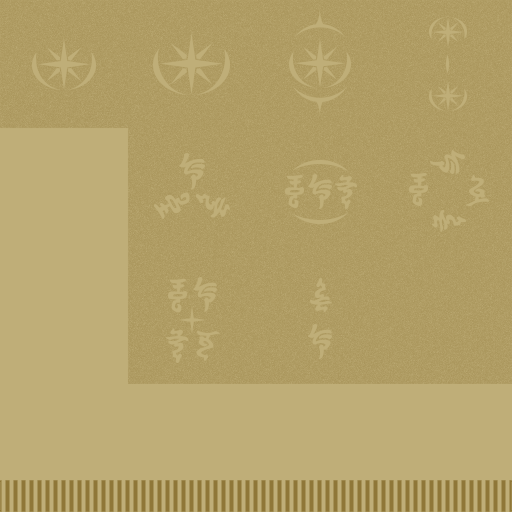
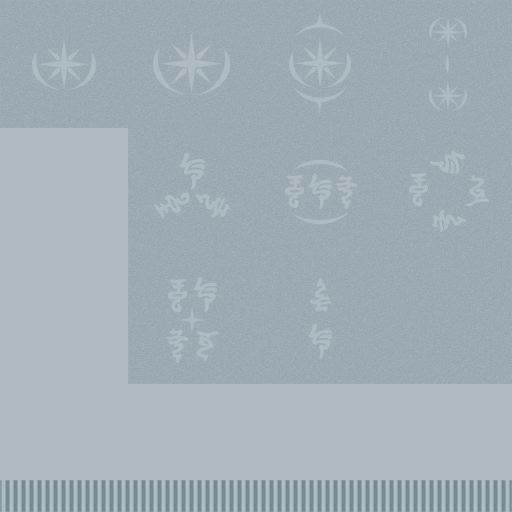
Comparing the layer stacks of the two 512 × 512 images. Changes:
painted on "Color Fill 1" over [0, 0, 512, 512]
